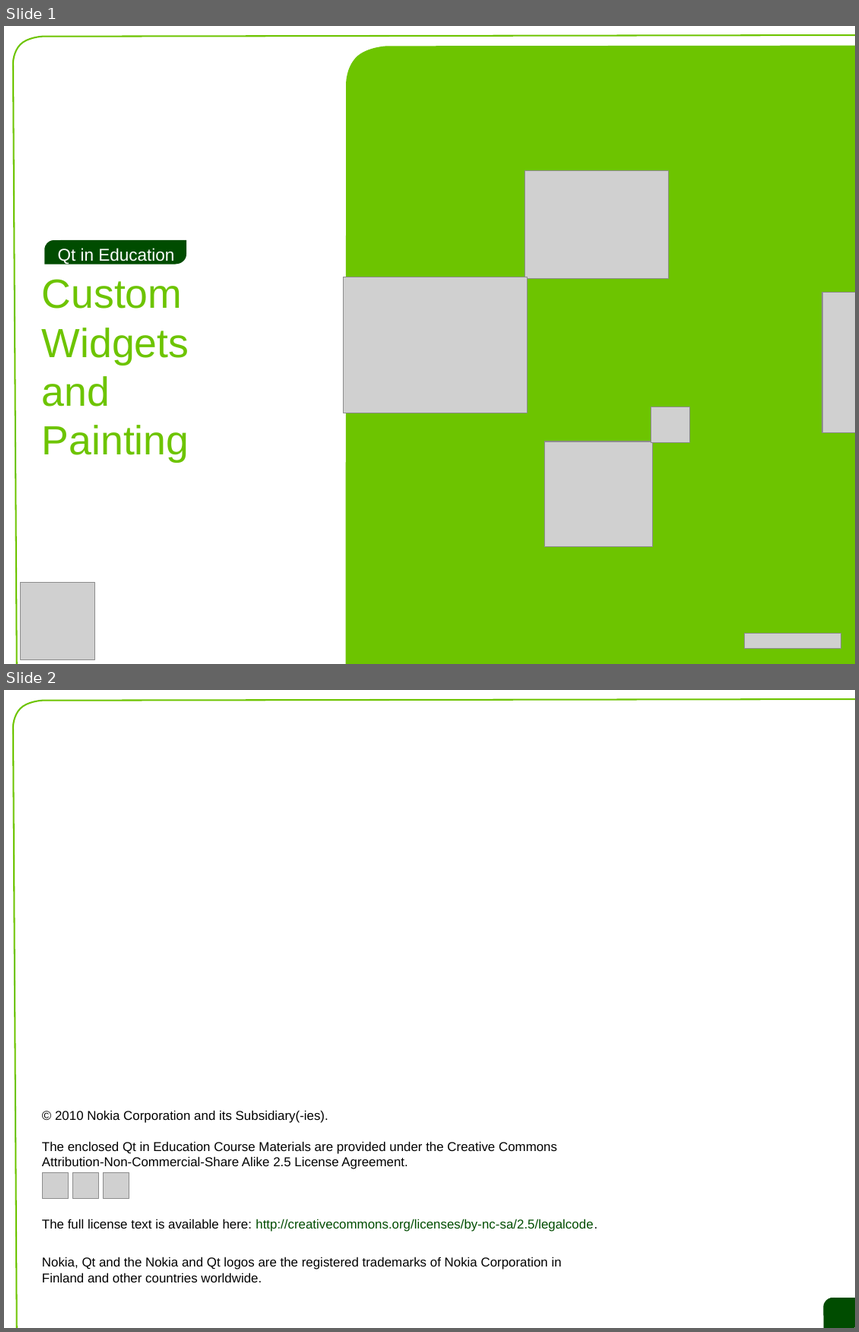
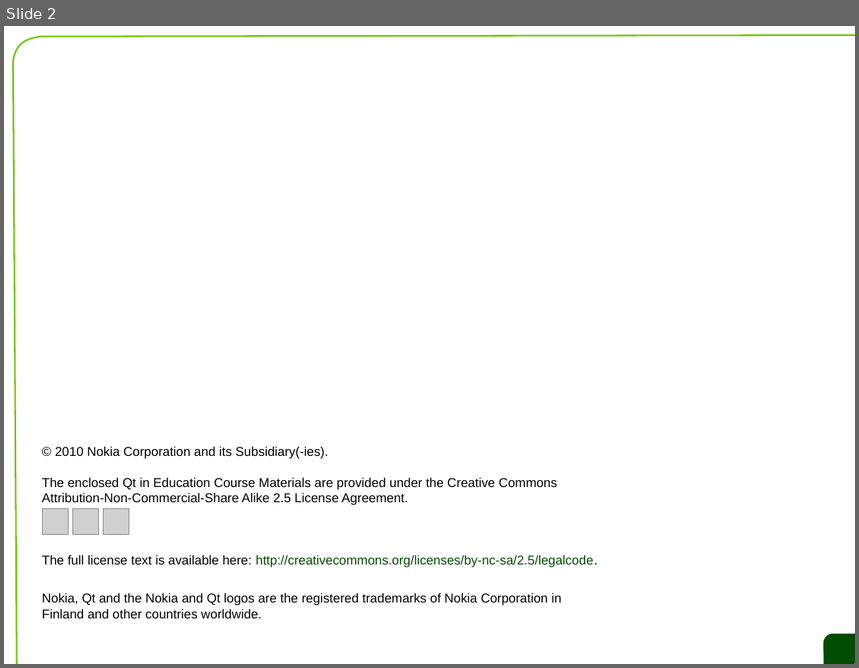
Before and after one commit to saa/qecm, a slide deck: L5/L5 Slides.odp. Shown one above the other, each under a label of ours: slides 1 and 2 before the commit, slide 2 after it. The pictures are 859x1332 and 859x668 pixels, drawn with LibreOffice and Linux fonts; fonts in the diff are those of the drawing; grey boxes stand for pictures; background and template pictures are left out. Boxes give left, top, right and bottom in pixels: in the first picture for what was removed or moved away, otherwise in the second. Text is boxed around its words. In the diff, an @@ line names an element or a change of style, - is before the commit and + after.

```diff
--- a/L5/L5 Slides.odp
+++ b/L5/L5 Slides.odp
@@ slide 1 removed at (4, 26, 855, 664), background #FFFFFF; not listed: 2 template elements that a slide beside it also shows @@
@@ freeform shape removed at (348, 47, 855, 664) @@
@@ text removed at (47, 179, 813, 593) @@
-.
@@ picture removed at (525, 171, 669, 278) @@
@@ freeform shape removed at (45, 240, 187, 264) @@
@@ text removed at (58, 248, 174, 265) @@
-Qt in Education
@@ text removed at (42, 279, 189, 462) @@
-Custom
-Widgets
-and
-Painting
@@ picture removed at (343, 277, 527, 414) @@
@@ picture removed at (823, 293, 855, 433) @@
@@ picture removed at (652, 408, 690, 443) @@
@@ picture removed at (544, 442, 653, 547) @@
@@ picture removed at (20, 583, 94, 660) @@
@@ picture removed at (745, 634, 842, 649) @@
```
Also in this commit, not shown: 5 slides changed, 3 slides added, 2 other slides removed, 1 other file.
